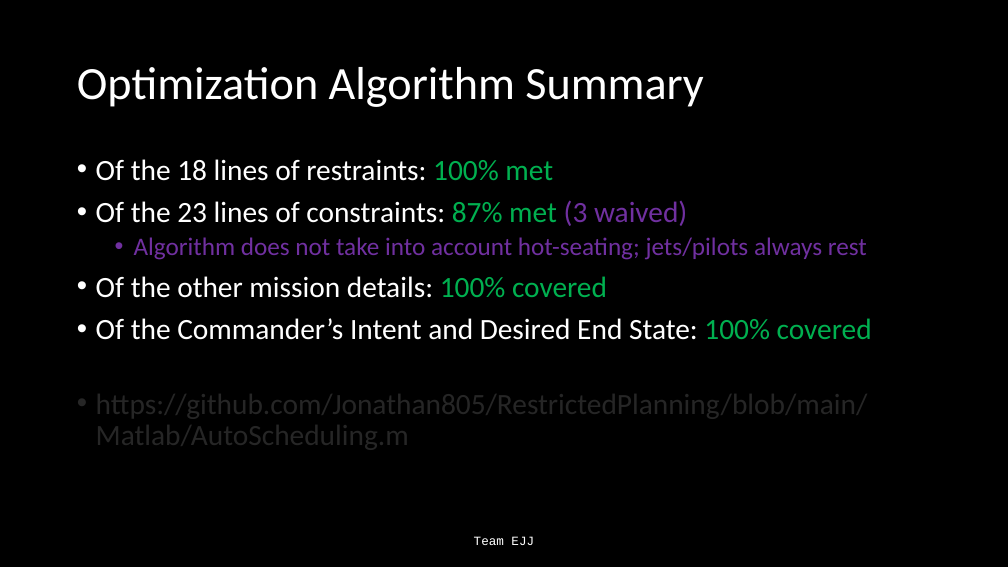
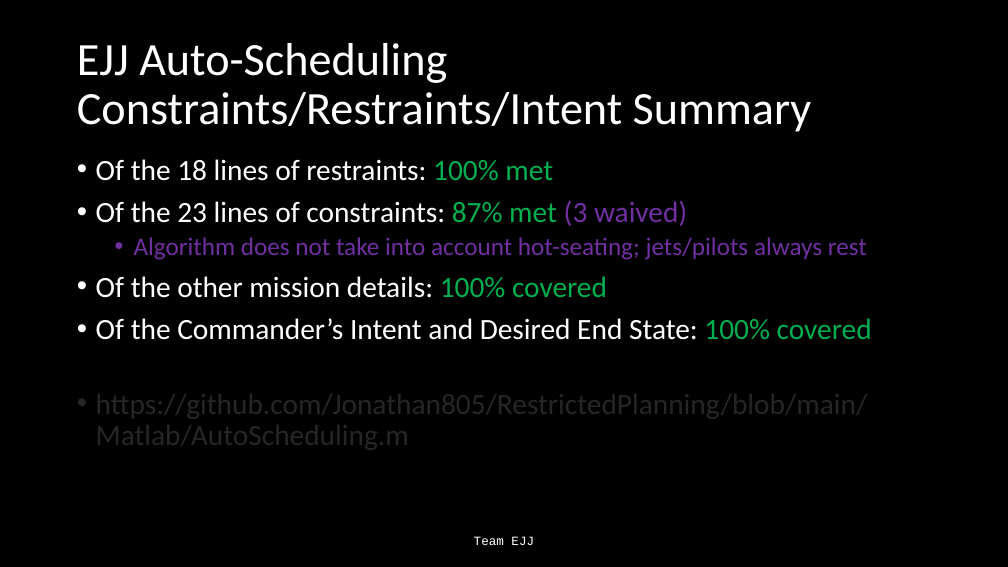
Before and after one commit to Jonathan805/RestrictedPlanning, a slide deck: slide 4 of TeamEJJ.pptx. Drawn at 1008x567 pixels with LibreOffice and Linux fonts; fonts in the diff are those of the drawing. Boxes give left, top, right and bottom in pixels: in the first picture for what was removed or moved away, otherwise in the second. Text is boxed around its words. In the diff, an @@ line names an element or a change of style, - is before the commit and + after.

Commit message:
updated ppt and added in pilot mission flight number constraint

```diff
--- a/TeamEJJ.pptx
+++ b/TeamEJJ.pptx
@@ title at (77,43,811,132): text changed @@
-Optimization Algorithm Summary
+EJJ Auto-Scheduling Constraints/Restraints/Intent Summary
```
Also in this commit, not shown: 13 other slides changed, 1 other file.
